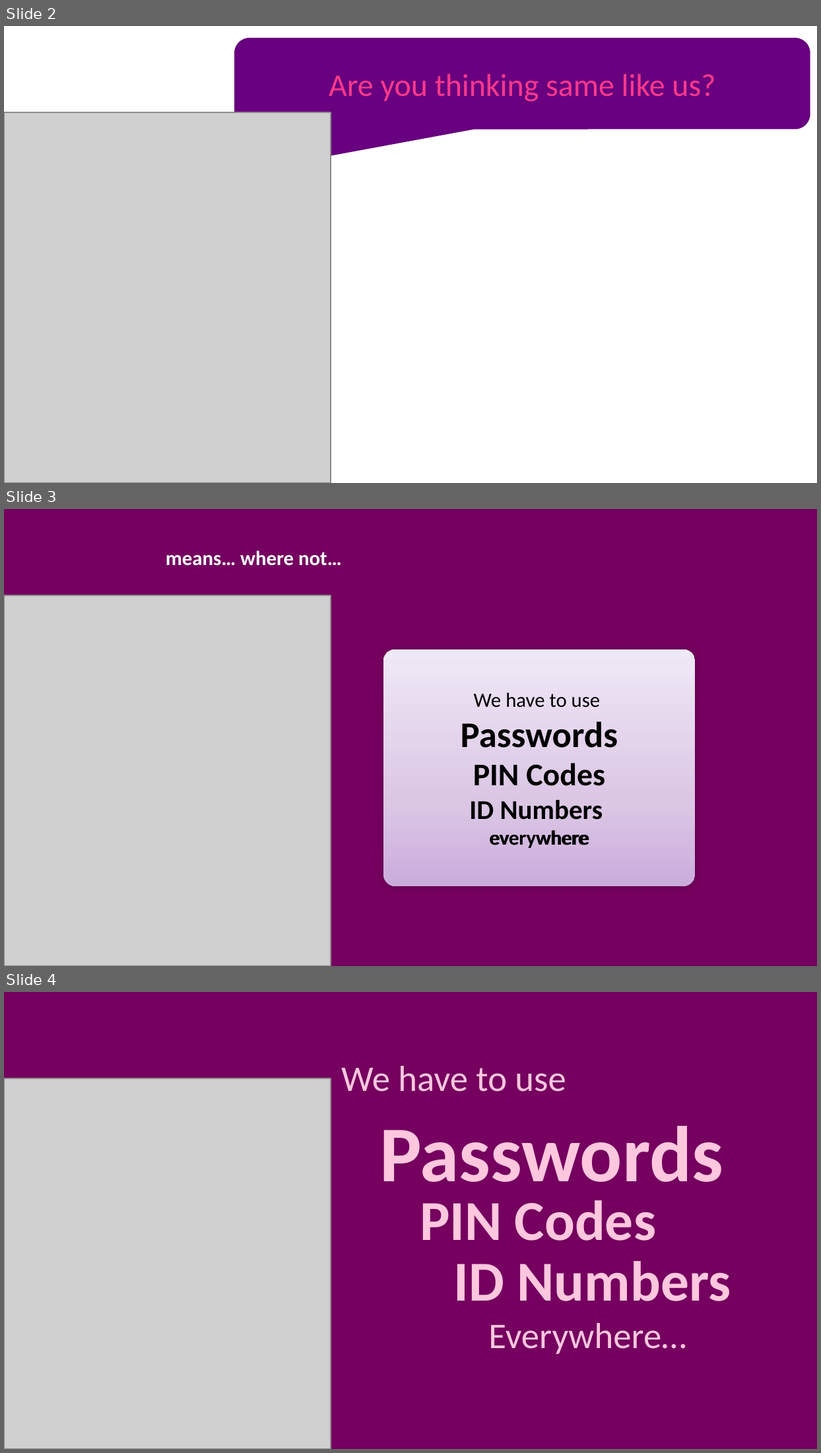
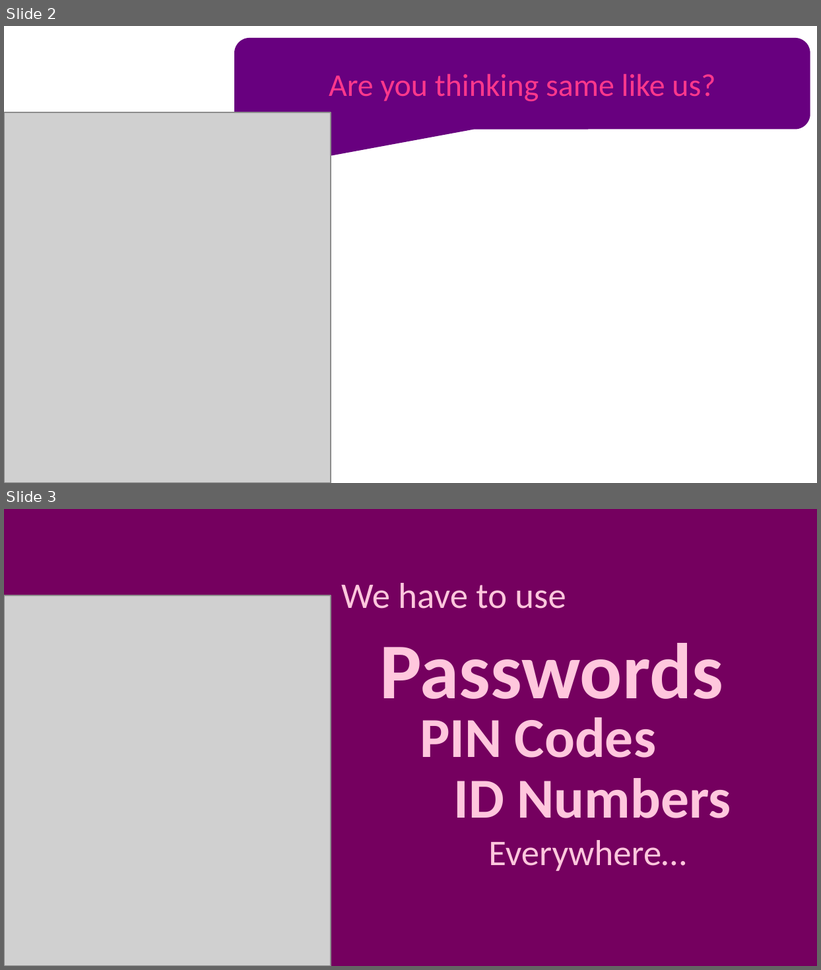
Before and after one commit to hvpulok/lockessential, a slide deck: modules/accounts/assets/intro.pptx. Shown one above the other, each under a label of ours: slides 2, 3 and 4 before the commit, slides 2 and 3 after it. The pictures are 821x1453 and 821x970 pixels, drawn with LibreOffice and Linux fonts; fonts in the diff are those of the drawing; grey boxes stand for pictures. Boxes give left, top, right and bottom in pixels: in the first picture for what was removed or moved away, otherwise in the second. Text is boxed around its words. In the diff, an @@ line names an element or a change of style, - is before the commit and + after.

```diff
--- a/modules/accounts/assets/intro.pptx
+++ b/modules/accounts/assets/intro.pptx
@@ slide 3 removed at <box>4,509,817,966</box>, background #75005F @@
@@ text removed at <box>166,551,342,566</box> @@
-means… where not…
@@ picture removed at <box>4,595,331,966</box> @@
@@ rounded rectangle removed at <box>384,650,695,887</box> @@
-We have to use
-Passwords
-PIN Codes
-ID Numbers
-everywhere
@@ text removed at <box>489,830,589,848</box> @@
-everywhere
@@ what was slide 4 is now slide 3 @@
```
Also in this commit, not shown: 4 slides added, 15 other files.
